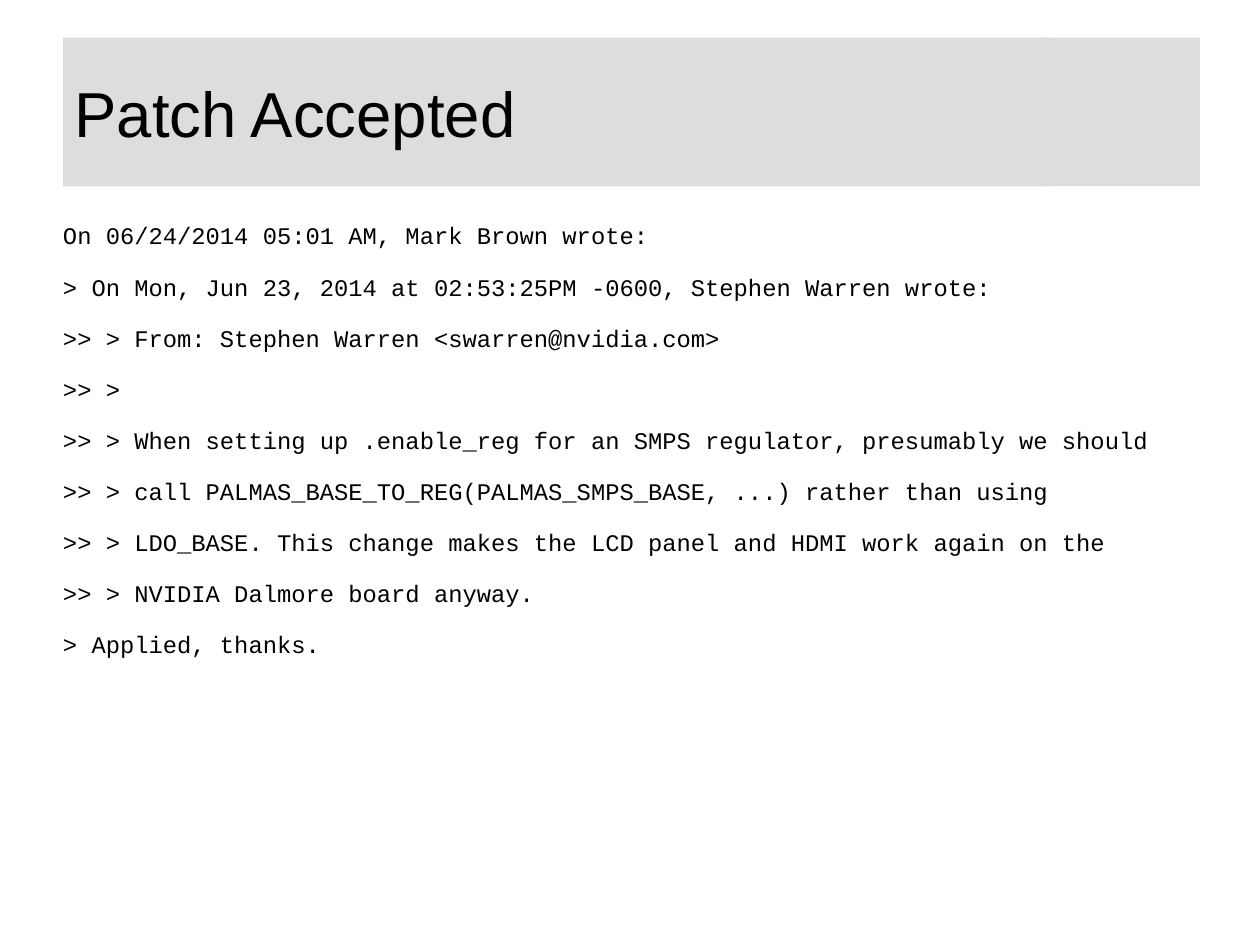
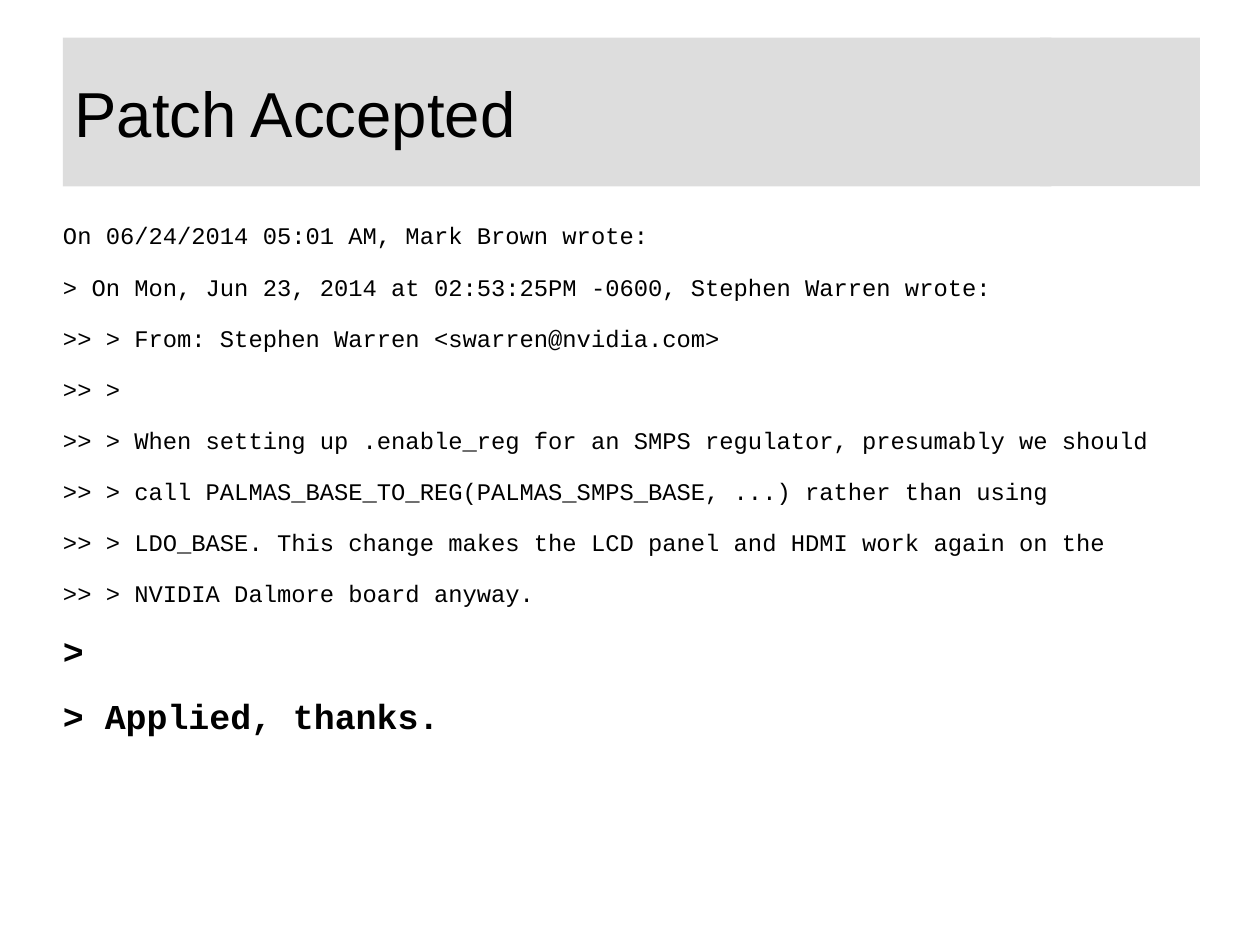
Before and after one commit to swarren/presentations, a slide deck: slide 23 of lcs-foss-intro/lcs-foss-intro.odp (slide 21 before the commit). Drawn at 1260x945 pixels with LibreOffice and Linux fonts; fonts in the diff are those of the drawing; background and template pictures are left out. Boxes give left, top, right and bottom in pixels: in the first picture for what was removed or moved away, otherwise in the second. Text is boxed around its words. In the diff, an @@ line names an element or a change of style, - is before the commit and + after.

```diff
--- a/lcs-foss-intro/lcs-foss-intro.odp
+++ b/lcs-foss-intro/lcs-foss-intro.odp
@@ text at bbox=[63, 227, 1148, 737]: paragraph added @@
+>
@@ text at bbox=[105, 704, 439, 737]: size 15 to 22 pt, bold on in "> Applied, thanks." @@
```
Also in this commit, not shown: 9 other slides changed, 2 slides added, 1 other file.
